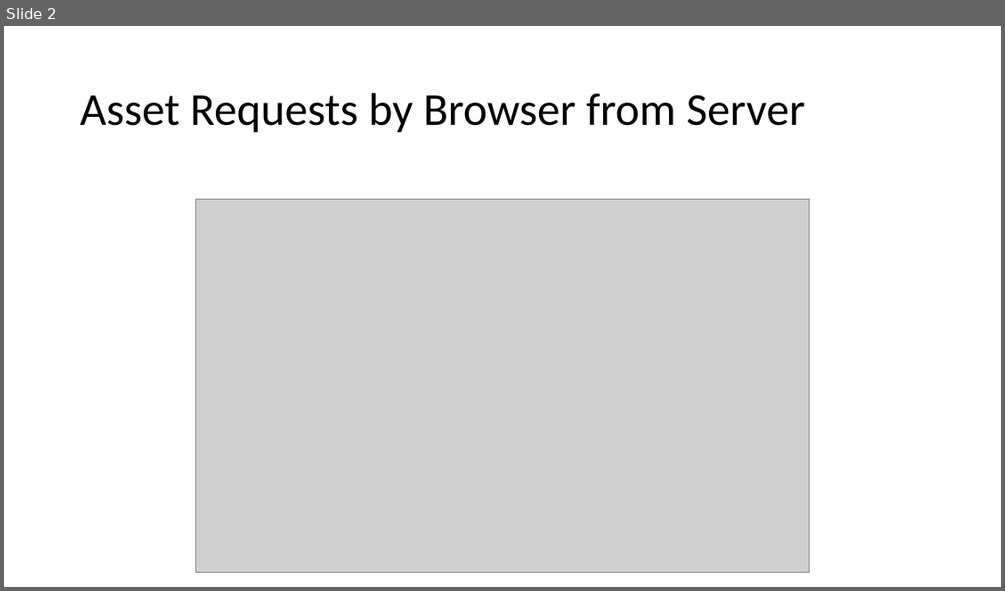
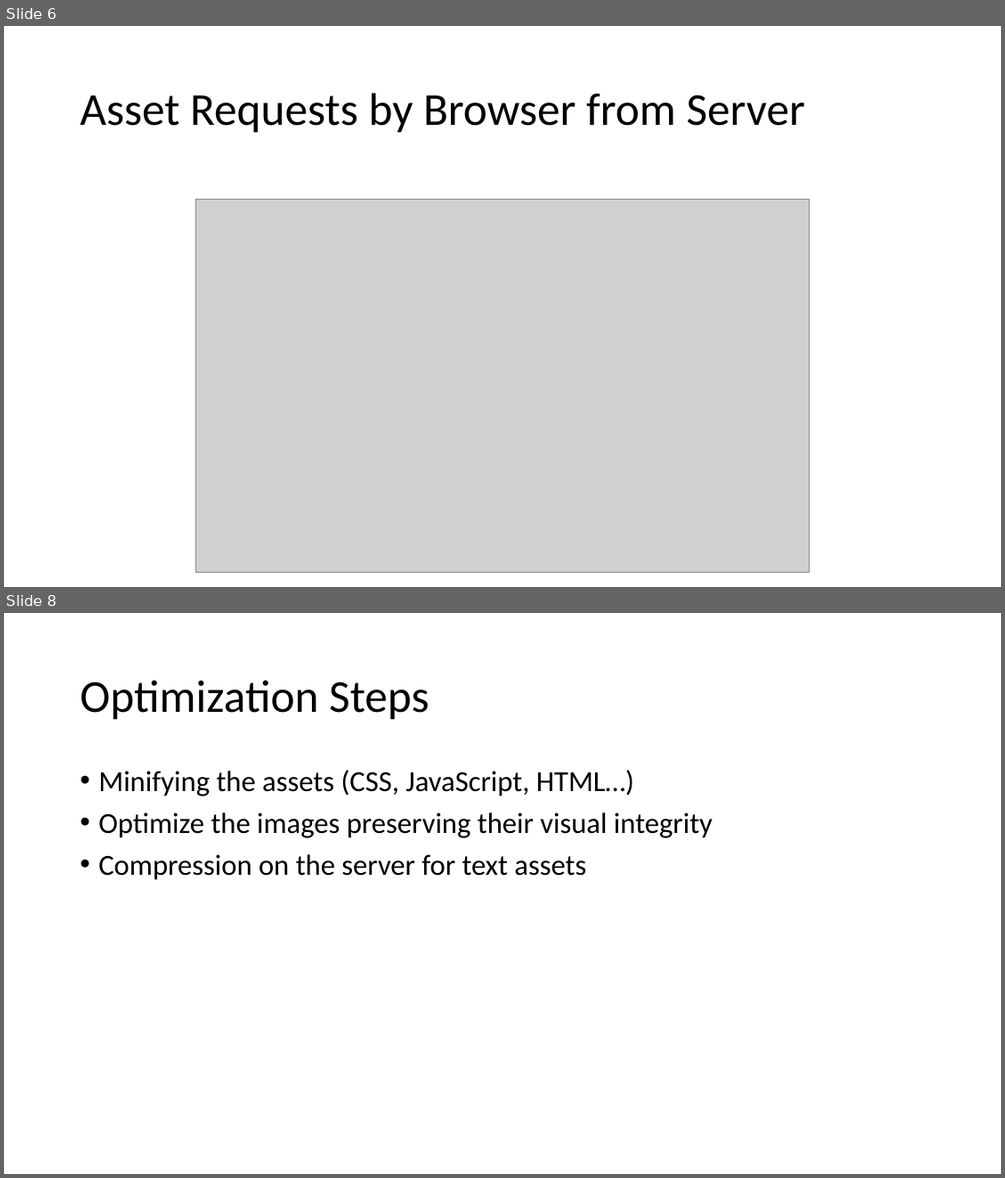
Before and after one commit to GTC-JS/ExtraPresentations, a slide deck: Web Optimization.pptx. Shown one above the other, each under a label of ours: slide 2 before the commit, slides 6 and 8 after it; the slides between them are not shown. The pictures are 1005x591 and 1005x1178 pixels, drawn with LibreOffice and Linux fonts; fonts in the diff are those of the drawing; grey boxes stand for pictures. Boxes give left, top, right and bottom in pixels: in the first picture for what was removed or moved away, otherwise in the second. Text is boxed around its words. In the diff, an @@ line names an element or a change of style, - is before the commit and + after.

```diff
--- a/Web Optimization.pptx
+++ b/Web Optimization.pptx
@@ slide 8 added at <box>4,613,1001,1174</box>, background #FFFFFF @@
@@ title added at <box>80,680,429,720</box>, 44 pt, text #000000 @@
+Optimization Steps
@@ text added at <box>98,770,712,880</box>, 28 pt, text #000000 @@
+• Minifying the assets (CSS, JavaScript, HTML…)
+• Optimize the images preserving their visual integrity
+• Compression on the server for text assets
@@ what was slide 2 is now slide 6 @@
```
Also in this commit, not shown: 17 other slides added.
